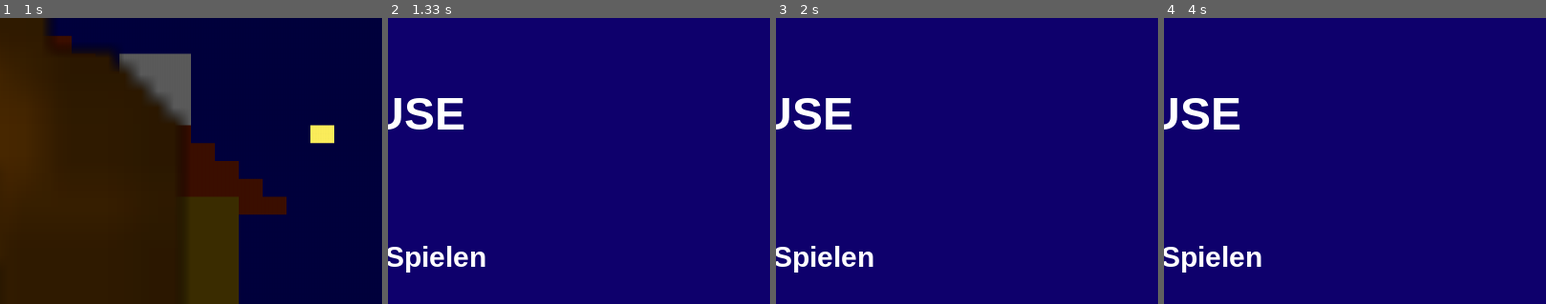
Above: before the commit, frames 1-4 (left to right).
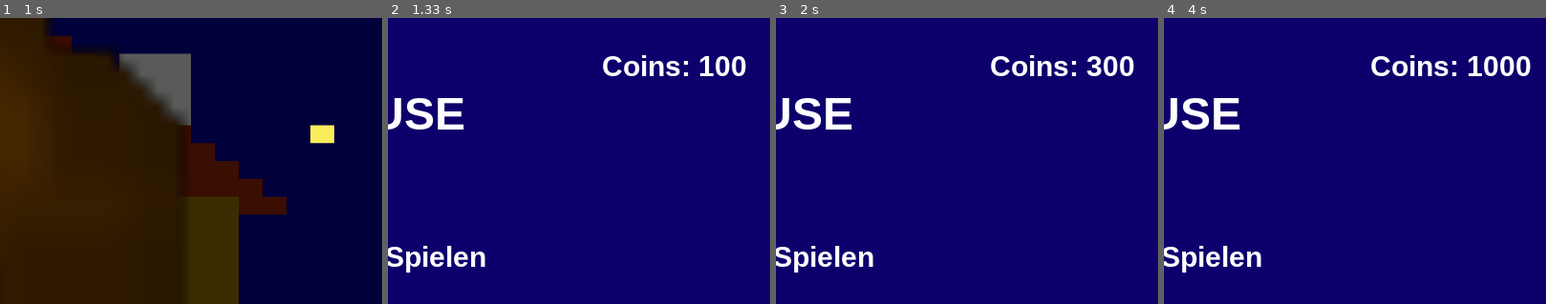
Above: after the commit, the same moments.

Repository: 25-26-1AHIF/pygameproject-rauber_david_jonas
Game: pygame game, started from game/main.py
Same seed, same stepped clock (60 frames per second), same inputs: the game is played once before the commit and once after it.
Inputs:
- Up to frame 1 (1 s): click "Starten" at 0.38 s
- Up to frame 2 (1.33 s): tap Space at 1.17 s
- Up to frame 3 (2 s): tap X at 1.5, 1.9 s
- Up to frame 4 (4 s): tap X at 2.2, 2.4, 2.73, 3.03, 3.23, 3.53, 3.8 s
The pictures show only the part of the screen within x 50-100%, y 0-50%; the shares and areas given below are measured in that part.

Frame 1 is identical in both runs. In frame 2, 1.2% of the frame differs, in the area x 56-94%, y 13-21%; in frame 3, 1.2%; in frame 4, 1.4%, in the area x 54-96%, y 13-21%.

Commit message:
Coins gemacht

Diff:
--- /dev/null
+++ b/game/objects/Coins.py
@@ -0,0 +1,17 @@
+import pygame
+from game_variables.game_variables import GameVariables as gv
+from game_variables.game_variables import GameScreens as GameScreens
+from objects.sprites import Bilder
+
+
+class Coins:
+    def __init__(self, screen: pygame.Surface):
+        self.anzahl_coins = 100
+        self.screen = screen
+    def show_coins(self) -> None:
+        coins_text = gv.FONT_MIDDLE.render(f"Coins: {self.anzahl_coins}",
+                                        True, "white")
+        coins_text_rect = coins_text.get_rect(center=(gv.SCREEN_WIDTH - 100 , 50))
+        self.screen.blit(coins_text, coins_text_rect)
+    def change_coins(self, change: int):
+        self.anzahl_coins = change + self.anzahl_coins
--- a/game/objects/Screens/Paused_Screen.py
+++ b/game/objects/Screens/Paused_Screen.py
@@ -2,6 +2,7 @@
 from game_variables.game_variables import GameVariables as gv
 from game_variables.game_variables import GameScreens as GameScreens
 from objects.sprites import Bilder
+from objects.Coins import Coins
 
 def paused_screen(screen: pygame.Surface, clock: pygame.time.Clock):
     pygame.display.set_caption("Paused Screen")
@@ -10,6 +11,8 @@
     weiter_text = gv.FONT_MIDDLE.render("Weiter Spielen", True, "white")
     pause_text_rect = pause_text.get_rect(center=(gv.SCREEN_WIDTH / 2, 100))
     weiter_text_rect = weiter_text.get_rect(center=(gv.SCREEN_WIDTH / 2, 250))
+
+    coins = Coins(screen)
 
     while True:
         for event in pygame.event.get():
@@ -20,6 +23,8 @@
                     return GameScreens.MAIN
                 if event.key == pygame.K_SPACE:
                     return GameScreens.PLAY
+                if event.key == pygame.K_x:
+                    coins.change_coins(100)
             if event.type == pygame.MOUSEBUTTONDOWN:
                 if weiter_text_rect.collidepoint(event.pos):
                     return GameScreens.PLAY
@@ -27,6 +32,6 @@
         screen.fill((14, 0, 108))
         screen.blit(pause_text, pause_text_rect)
         screen.blit(weiter_text, weiter_text_rect)
-
+        coins.show_coins()
         pygame.display.flip()
         clock.tick(gv.FPS)
--- a/game/objects/Screens/Play_Screen.py
+++ b/game/objects/Screens/Play_Screen.py
@@ -3,6 +3,7 @@
 from game_variables.game_variables import GameScreens as GameScreens
 from objects.sprites import Bilder
 from objects.player import Player
+from objects.Coins import Coins
 
 def play_screen(screen: pygame.Surface, clock: pygame.time.Clock):
     pygame.init()
@@ -15,8 +16,9 @@
         player_y_pos=player_y_pos
     )
 
+    coins = Coins(screen)
+
     while True:
-
         for event in pygame.event.get():
             if event.type == pygame.QUIT:
                 return GameScreens.EXIT
@@ -28,8 +30,8 @@
                 if event.key == pygame.K_q:
                     return GameScreens.RIDDLE1
 
-
         screen.fill("black")
         player.update_and_draw(gv.SCREEN_WIDTH, 0, gv.SCREEN_HIGHT, 0)
+        coins.show_coins()
         pygame.display.flip()
         clock.tick(gv.FPS)
